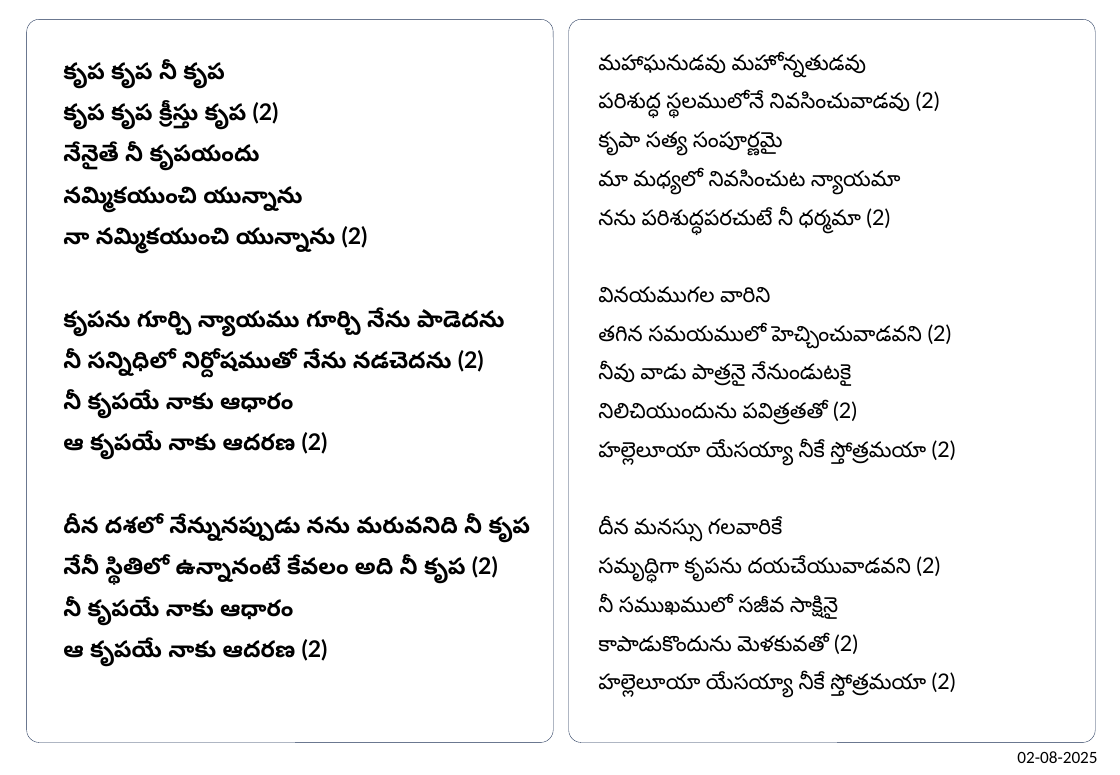
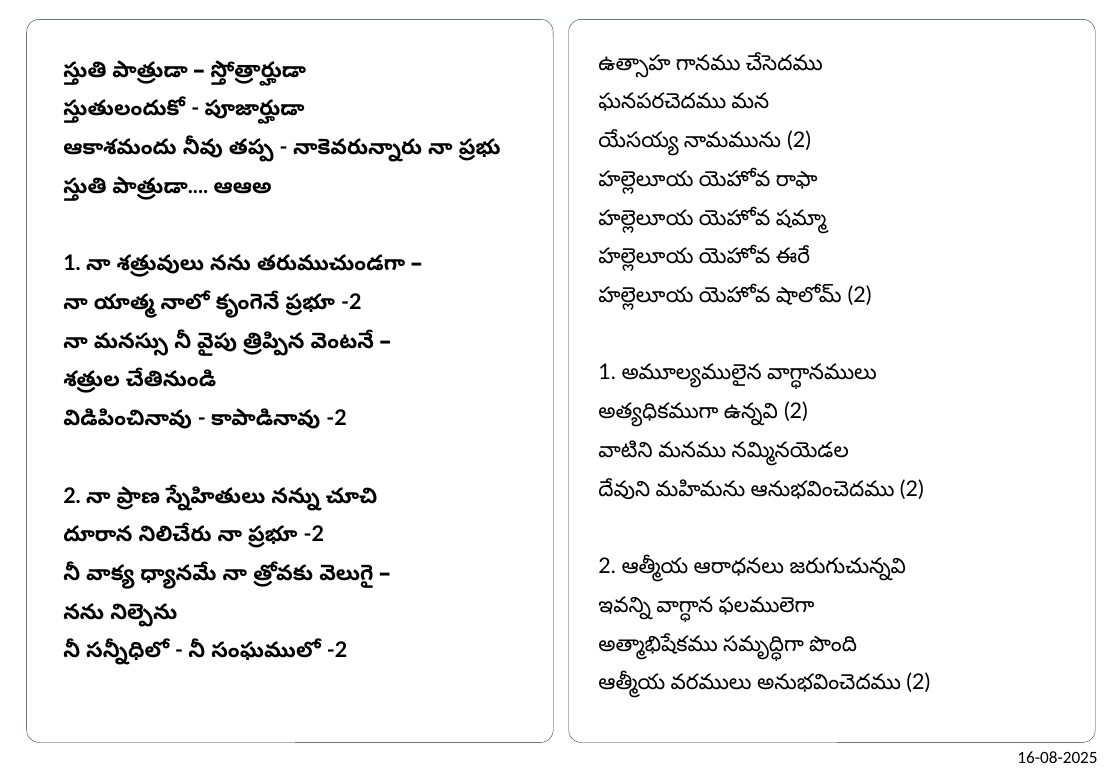
Before and after one commit to venu-webdev/songsDb, a slide deck: slide 1 of songsTemplate.pptx. Drawn at 1120x775 pixels with LibreOffice and Linux fonts; fonts in the diff are those of the drawing. Boxes give left, top, right and bottom in pixels: in the first picture for what was removed or moved away, otherwise in the second. Text is boxed around its words. In the diff, an @@ line names an element or a change of style, - is before the commit and + after.

```diff
--- a/songsTemplate.pptx
+++ b/songsTemplate.pptx
@@ text at <box>598,53,930,698</box>: text changed @@
-మహాఘనుడవు మహోన్నతుడవు
-పరిశుద్ధ స్థలములోనే నివసించువాడవు (2)
-కృపా సత్య సంపూర్ణమై
-మా మధ్యలో నివసించుట న్యాయమా
-నను పరిశుద్ధపరచుటే నీ ధర్మమా (2)
-వినయముగల వారిని
-తగిన సమయములో హెచ్చించువాడవని (2)
-నీవు వాడు పాత్రనై నేనుండుటకై
-నిలిచియుందును పవిత్రతతో (2)
-హల్లెలూయా యేసయ్యా నీకే స్తోత్రమయా (2)
-దీన మనస్సు గలవారికే
-సమృద్ధిగా కృపను దయచేయువాడవని (2)
-నీ సముఖములో సజీవ సాక్షినై
-కాపాడుకొందును మెళకువతో (2)
-హల్లెలూయా యేసయ్యా నీకే స్తోత్రమయా (2)
+ఉత్సాహ గానము చేసెదము
+ఘనపరచెదము మన
+యేసయ్య నామమును (2)
+హల్లెలూయ యెహోవ రాఫా
+హల్లెలూయ యెహోవ షమ్మా
+హల్లెలూయ యెహోవ ఈరే
+హల్లెలూయ యెహోవ షాలోమ్ (2)
+1. అమూల్యములైన వాగ్ధానములు
+అత్యధికముగా ఉన్నవి (2)
+వాటిని మనము నమ్మినయెడల
+దేవుని మహిమను ఆనుభవించెదము (2)
+2. ఆత్మీయ ఆరాధనలు జరుగుచున్నవి
+ఇవన్ని వాగ్ధాన ఫలములెగా
+అత్మాభిషేకము సమృద్ధిగా పొంది
+ఆత్మీయ వరములు అనుభవించెదము (2)
@@ text at <box>63,60,501,665</box>: text changed; size 16 to 15 pt @@
-కృప కృప నీ కృప
-కృప కృప క్రీస్తు కృప (2)
-నేనైతే నీ కృపయందు
-నమ్మికయుంచి యున్నాను
-నా నమ్మికయుంచి యున్నాను (2)
-కృపను గూర్చి న్యాయము గూర్చి నేను పాడెదను
-నీ సన్నిధిలో నిర్దోషముతో నేను నడచెదను (2)
-నీ కృపయే నాకు ఆధారం
-ఆ కృపయే నాకు ఆదరణ (2)
-దీన దశలో నేన్నునప్పుడు నను మరువనిది నీ కృప
-నేనీ స్థితిలో ఉన్నానంటే కేవలం అది నీ కృప (2)
-నీ కృపయే నాకు ఆధారం
-ఆ కృపయే నాకు ఆదరణ (2)
+స్తుతి పాత్రుడా – స్తోత్రార్హుడా
+స్తుతులందుకో - పూజార్హుడా
+ఆకాశమందు నీవు తప్ప - నాకెవరున్నారు నా ప్రభు
+స్తుతి పాత్రుడా.... ఆఆఅ
+1. నా శత్రువులు నను తరుముచుండగా –
+నా యాత్మ నాలో కృంగెనే ప్రభూ -2
+నా మనస్సు నీ వైపు త్రిప్పిన వెంటనే –
+శత్రుల చేతినుండి
+విడిపించినావు - కాపాడినావు -2
+2. నా ప్రాణ స్నేహితులు నన్ను చూచి
+దూరాన నిలిచేరు నా ప్రభూ -2
+నీ వాక్య ధ్యానమే నా త్రోవకు వెలుగై –
+నను నిల్పెను
+నీ సన్నీధిలో - నీ సంఘములో -2
@@ text at <box>1017,751,1097,763</box>: text changed @@
-02-08-2025
+16-08-2025
```
Also in this commit, not shown: 1 other slide changed, 4 other files.
